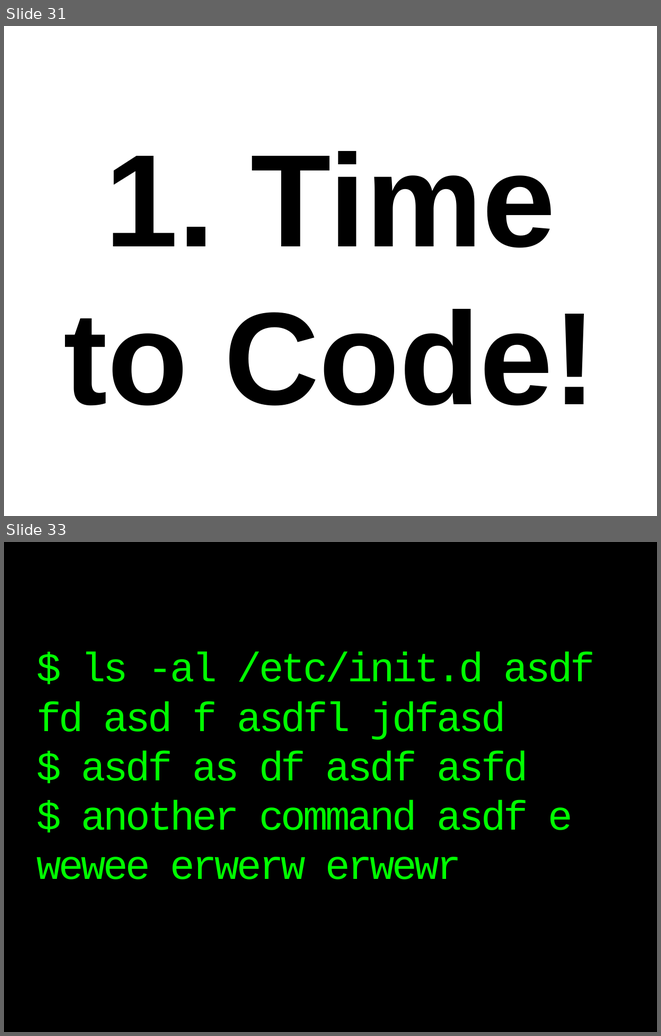
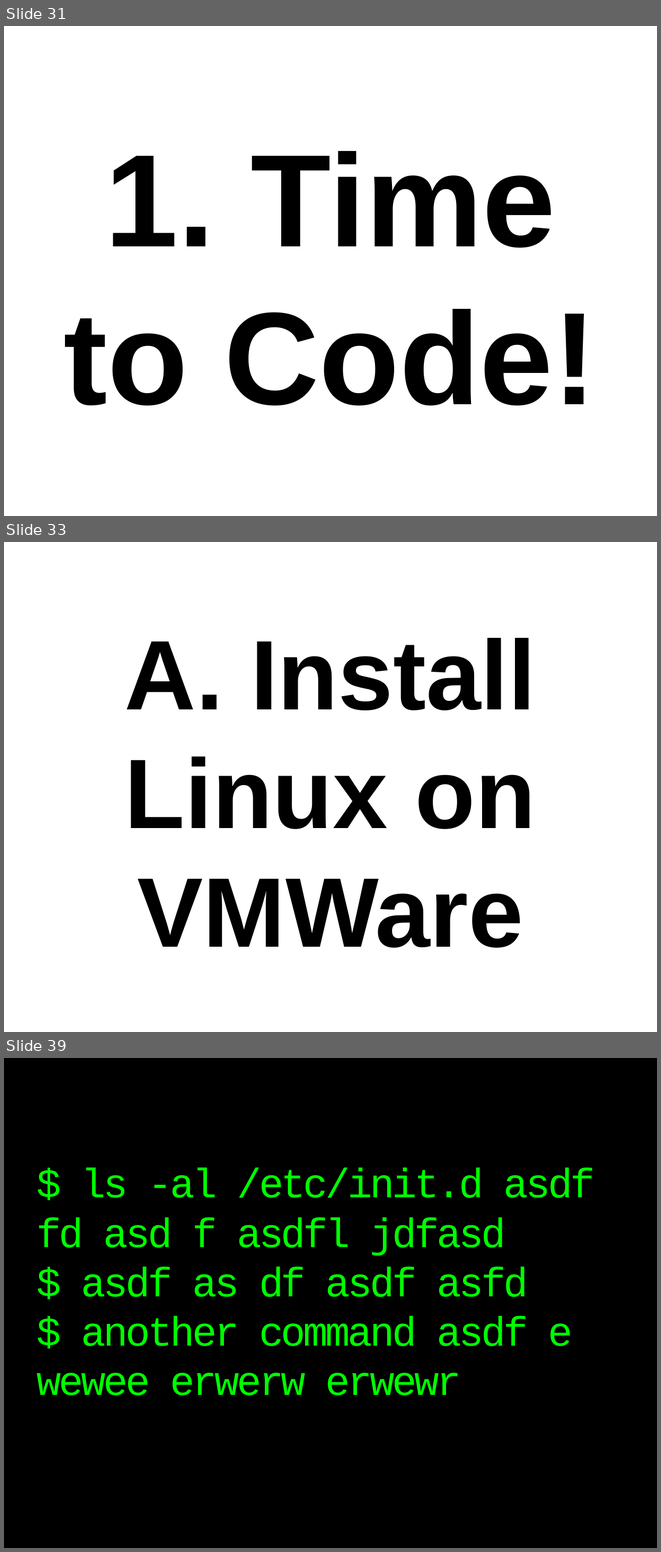
Before and after one commit to thewoolleyman/ci_for_the_rails_guy_or_gal, a slide deck: presentation/ci_for_the_web_2.0_guy_or_gal.odp. Shown one above the other, each under a label of ours: slides 31 and 33 before the commit, slides 31, 33 and 39 after it; the slides between them are not shown. The pictures are 661x1036 and 661x1552 pixels, drawn with LibreOffice and Linux fonts; fonts in the diff are those of the drawing. Boxes give left, top, right and bottom in pixels: in the first picture for what was removed or moved away, otherwise in the second. Text is boxed around its words. In the diff, an @@ line names an element or a change of style, - is before the commit and + after.

```diff
--- a/presentation/ci_for_the_web_2.0_guy_or_gal.odp
+++ b/presentation/ci_for_the_web_2.0_guy_or_gal.odp
@@ slide 33 added at [4, 542, 657, 1032], background #FFFFFF @@
@@ title added at [125, 638, 536, 948], 120 pt, text #000000, bold @@
+A. Install
+Linux on
+VMWare
@@ what was slide 33 is now slide 39 @@
```
Also in this commit, not shown: 1 slide changed, 6 other slides added, 1 slide removed, 1 other file.
